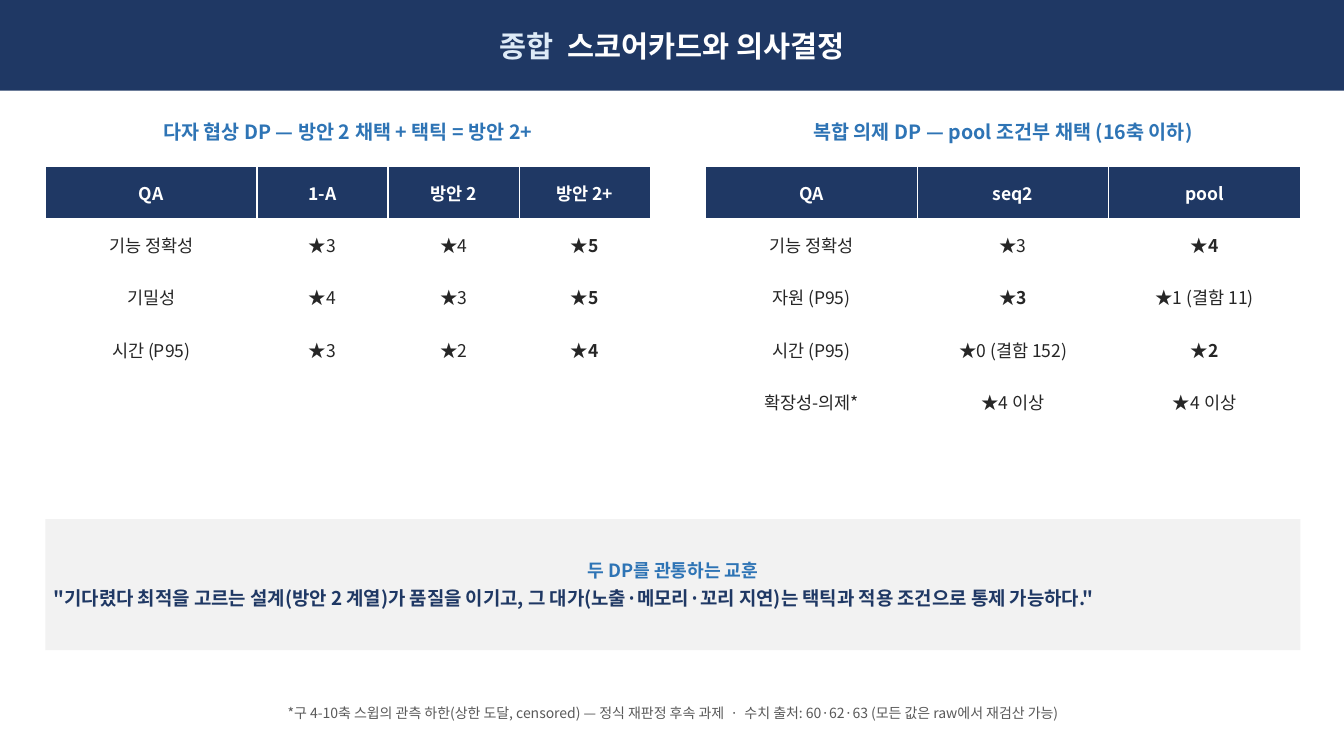
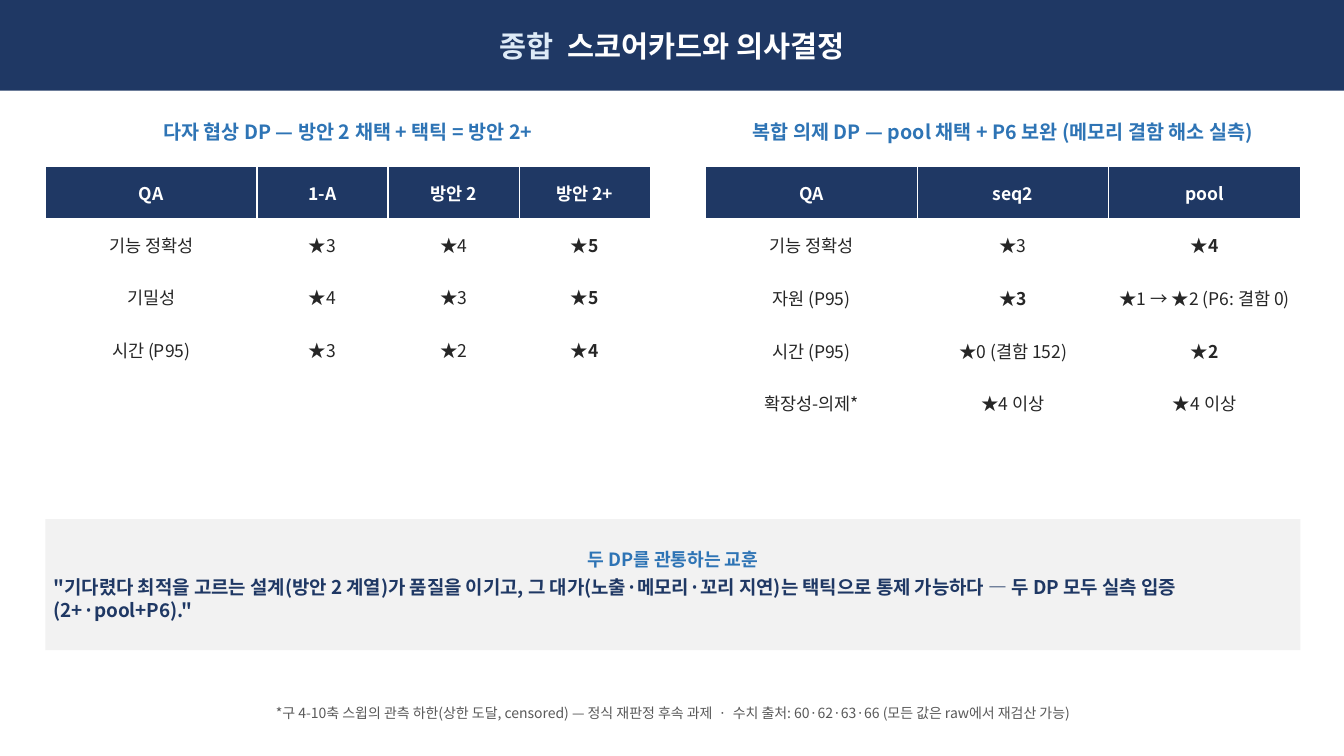
Before and after one commit to Sunwoo-Nam/architect-teamproject, a slide deck: slide 14 of docs/changbae/65-QA-종합-임원보고.pptx. Drawn at 1344x756 pixels with LibreOffice and Linux fonts; fonts in the diff are those of the drawing. Boxes give left, top, right and bottom in pixels: in the first picture for what was removed or moved away, otherwise in the second. Text is boxed around its words. In the diff, an @@ line names an element or a change of style, - is before the commit and + after.

```diff
--- a/docs/changbae/65-QA-종합-임원보고.pptx
+++ b/docs/changbae/65-QA-종합-임원보고.pptx
@@ text at (753,122,1253,144): text changed @@
-복합 의제 DP — pool 조건부 채택 (16축 이하)
+복합 의제 DP — pool 채택 + P6 보완 (메모리 결함 해소 실측)
@@ table at (706,166,1301,429) @@
-row 3, column 3: ★1 (결함 11)
+row 3, column 3: ★1 → ★2 (P6: 결함 0)
@@ text in rectangle at (54,578,1176,621): text changed @@
-"기다렸다 최적을 고르는 설계(방안 2 계열)가 품질을 이기고, 그 대가(노출·메모리·꼬리 지연)는 택틱과 적용 조건으로 통제 가능하다."
+"기다렸다 최적을 고르는 설계(방안 2 계열)가 품질을 이기고, 그 대가(노출·메모리·꼬리 지연)는 택틱으로 통제 가능하다 — 두 DP 모두 실측 입증(2+·pool+P6)."
@@ text at (276,706,1069,721): text changed @@
-*구 4-10축 스윕의 관측 하한(상한 도달, censored) — 정식 재판정 후속 과제 · 수치 출처: 60·62·63 (모든 값은 raw에서 재검산 가능)
+*구 4-10축 스윕의 관측 하한(상한 도달, censored) — 정식 재판정 후속 과제 · 수치 출처: 60·62·63·66 (모든 값은 raw에서 재검산 가능)
```
Also in this commit, not shown: 2 other slides changed, 2 other files.
